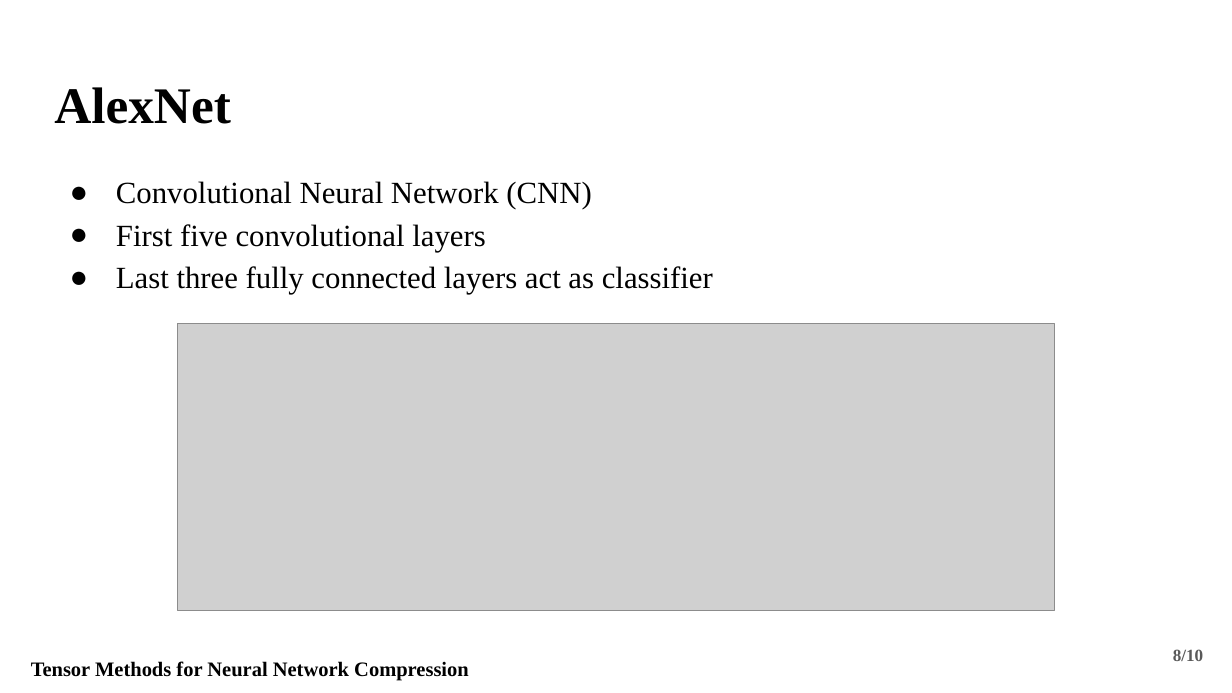
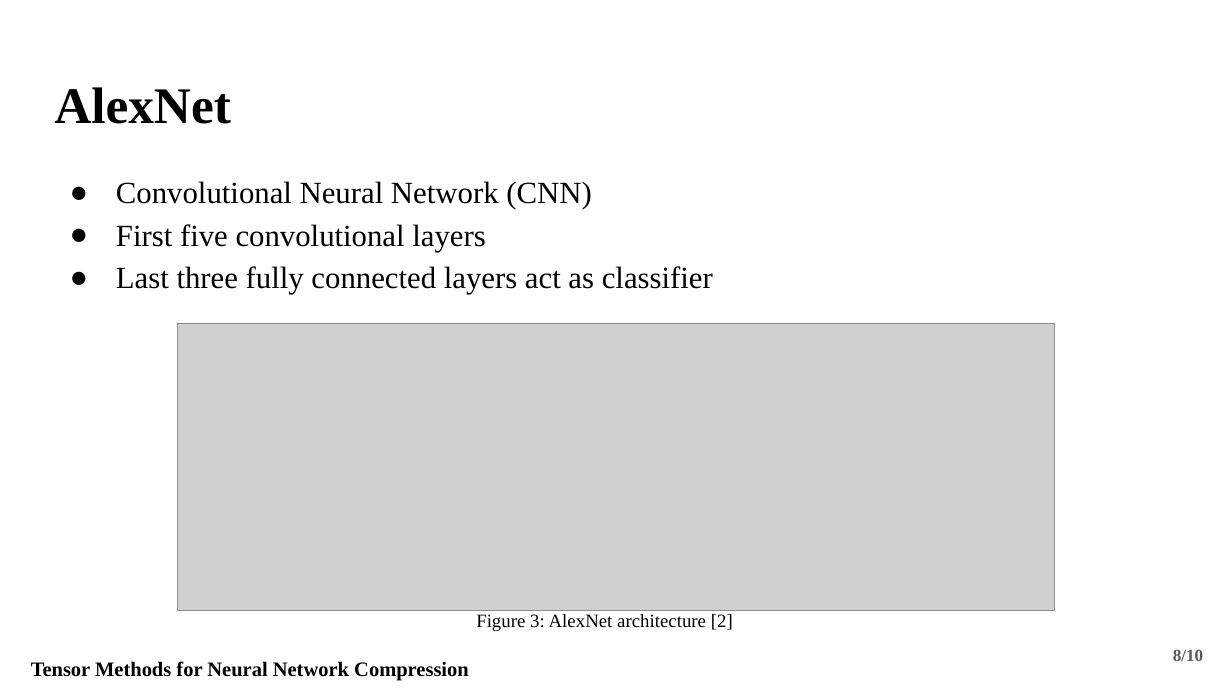
Before and after one commit to Fraunhofer-SCAI/canonical-cnn, a slide deck: slide 8 of Presentation/Fraunhofer_Presentation.pptx. Drawn at 1232x693 pixels with LibreOffice and Linux fonts; fonts in the diff are those of the drawing; grey boxes stand for pictures. Boxes give left, top, right and bottom in pixels: in the first picture for what was removed or moved away, otherwise in the second. Text is boxed around its words. In the diff, an @@ line names an element or a change of style, - is before the commit and + after.

```diff
--- a/Presentation/Fraunhofer_Presentation.pptx
+++ b/Presentation/Fraunhofer_Presentation.pptx
@@ text added at box(476, 614, 733, 631), 11 pt, text #000000 @@
+Figure 3: AlexNet architecture [2]
```
Also in this commit, not shown: 8 other slides changed, 1 slide added, 1 other file.
